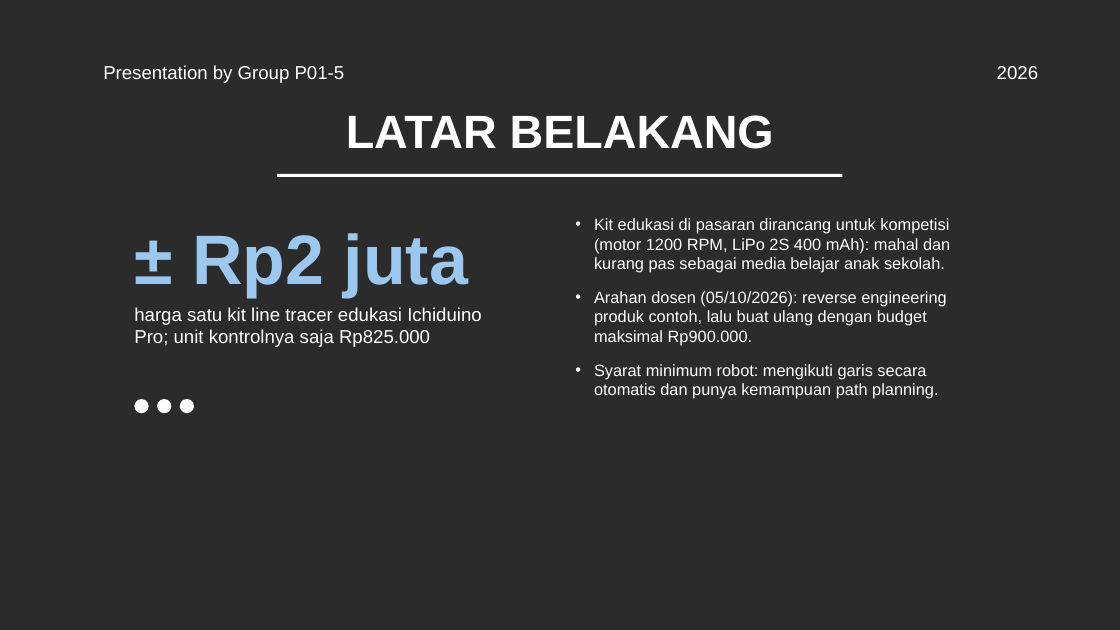
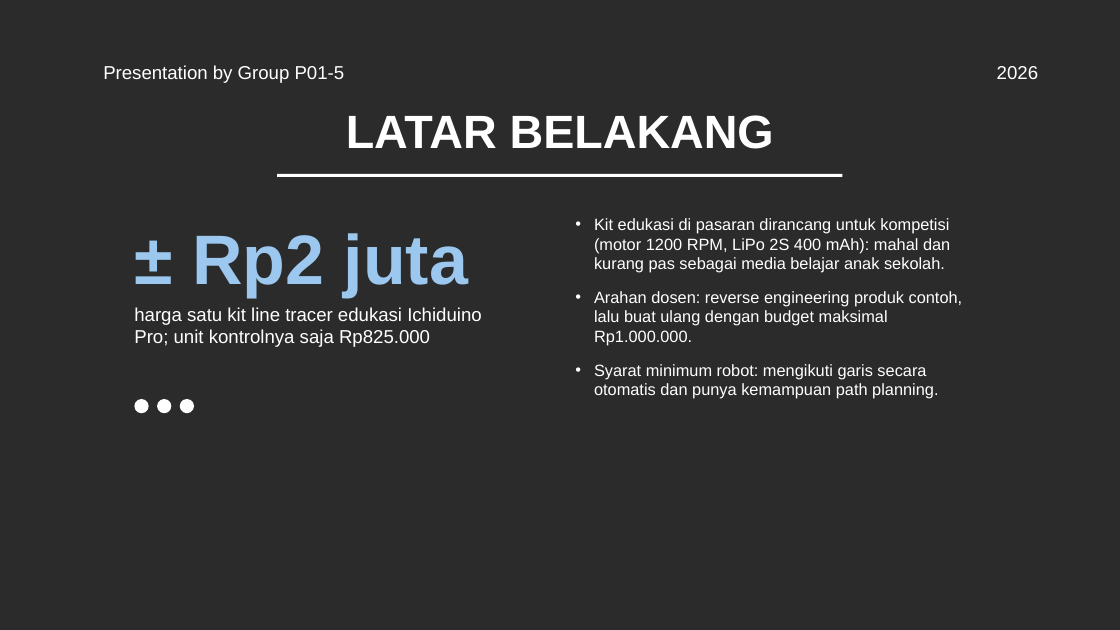
Before and after one commit to Mervs111/Line-Follower-Racer, a slide deck: slide 3 of docs/pitching-rab/LFM_Pitching_RAB_P01-5.pptx. Drawn at 1120x630 pixels with LibreOffice and Linux fonts; fonts in the diff are those of the drawing; background and template pictures are left out; a plain dark background stands for a picture behind light text. Boxes give left, top, right and bottom in pixels: in the first picture for what was removed or moved away, otherwise in the second. Text is boxed around its words. In the diff, an @@ line names an element or a change of style, - is before the commit and + after.

```diff
--- a/docs/pitching-rab/LFM_Pitching_RAB_P01-5.pptx
+++ b/docs/pitching-rab/LFM_Pitching_RAB_P01-5.pptx
@@ text at <box>594,291,963,346</box>: text changed @@
-• Arahan dosen (05/10/2026): reverse engineering produk contoh, lalu buat ulang dengan budget maksimal Rp900.000.
+• Arahan dosen: reverse engineering produk contoh, lalu buat ulang dengan budget maksimal Rp1.000.000.
```
Also in this commit, not shown: 2 other slides changed, 11 other files.
